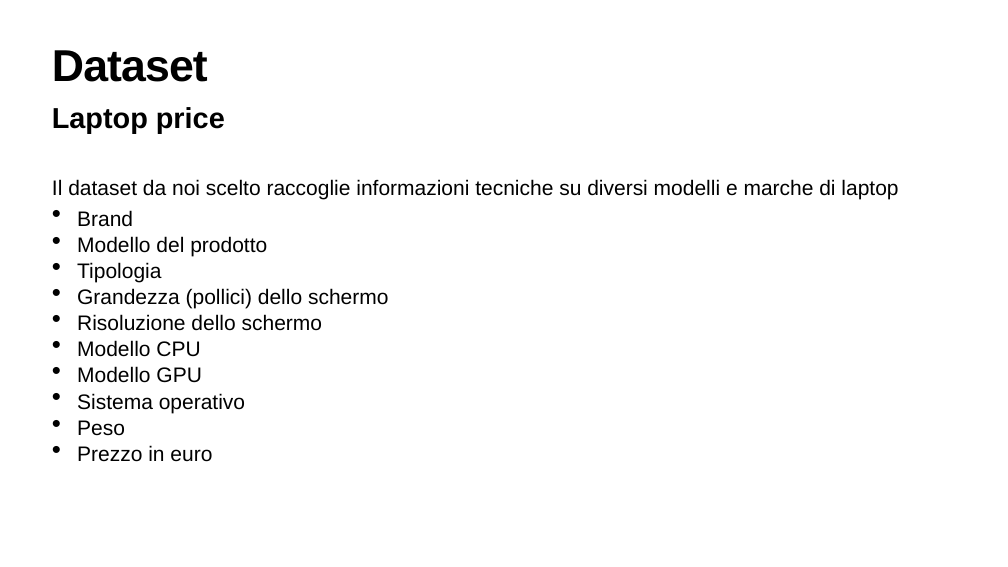
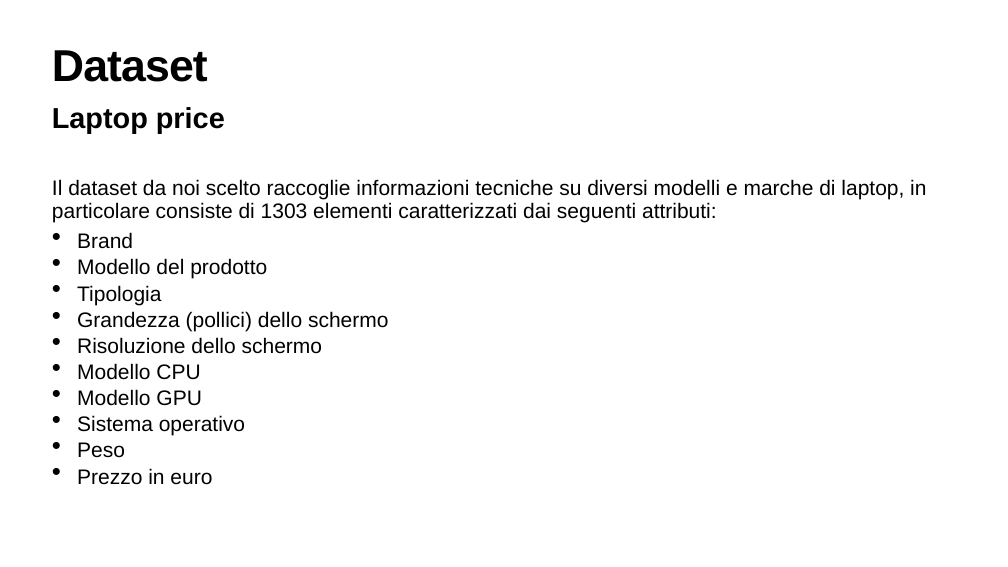
Before and after one commit to mik3sw/ML-project, a slide deck: slide 3 of Presentazione ML.pptx. Drawn at 1008x567 pixels with LibreOffice and Linux fonts; fonts in the diff are those of the drawing. Boxes give left, top, right and bottom in pixels: in the first picture for what was removed or moved away, otherwise in the second. Text is boxed around its words. In the diff, an @@ line names an element or a change of style, - is before the commit and + after.

Commit message:
Presentazione pt2

```diff
--- a/Presentazione ML.pptx
+++ b/Presentazione ML.pptx
@@ text at (x1=52, y1=179, x2=926, y2=223): text changed @@
-Il dataset da noi scelto raccoglie informazioni tecniche su diversi modelli e marche di laptop
+Il dataset da noi scelto raccoglie informazioni tecniche su diversi modelli e marche di laptop, in particolare consiste di 1303 elementi caratterizzati dai seguenti attributi:
```
Also in this commit, not shown: 1 other slide changed, 9 slides added, 6 other files.
